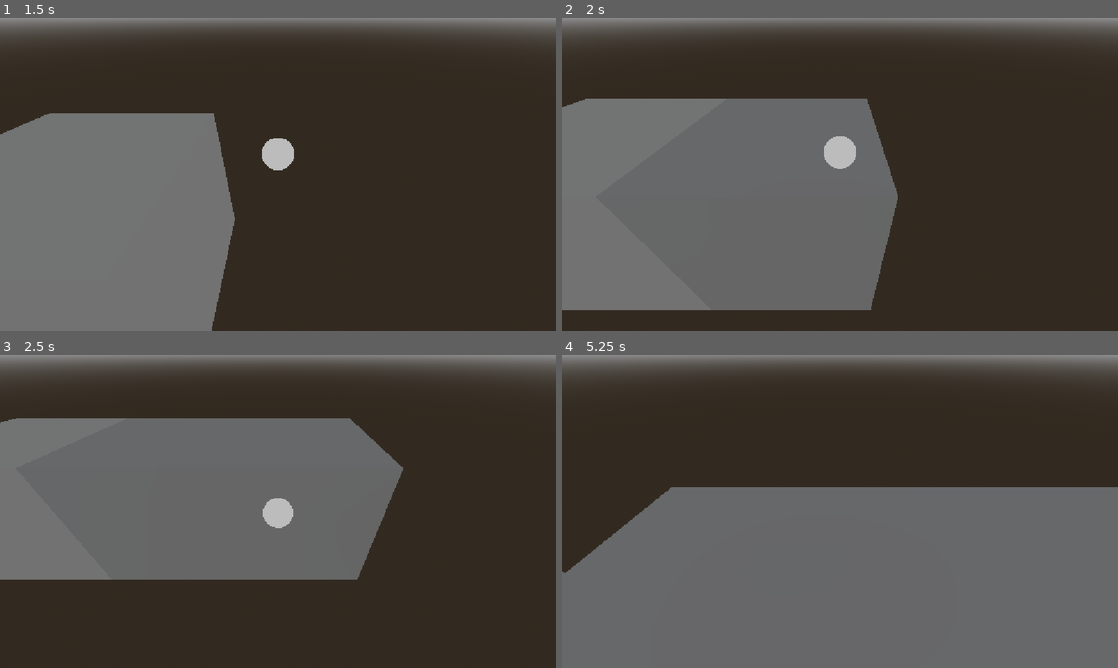
Above: before the commit, frames 1-4 (two rows, left to right).
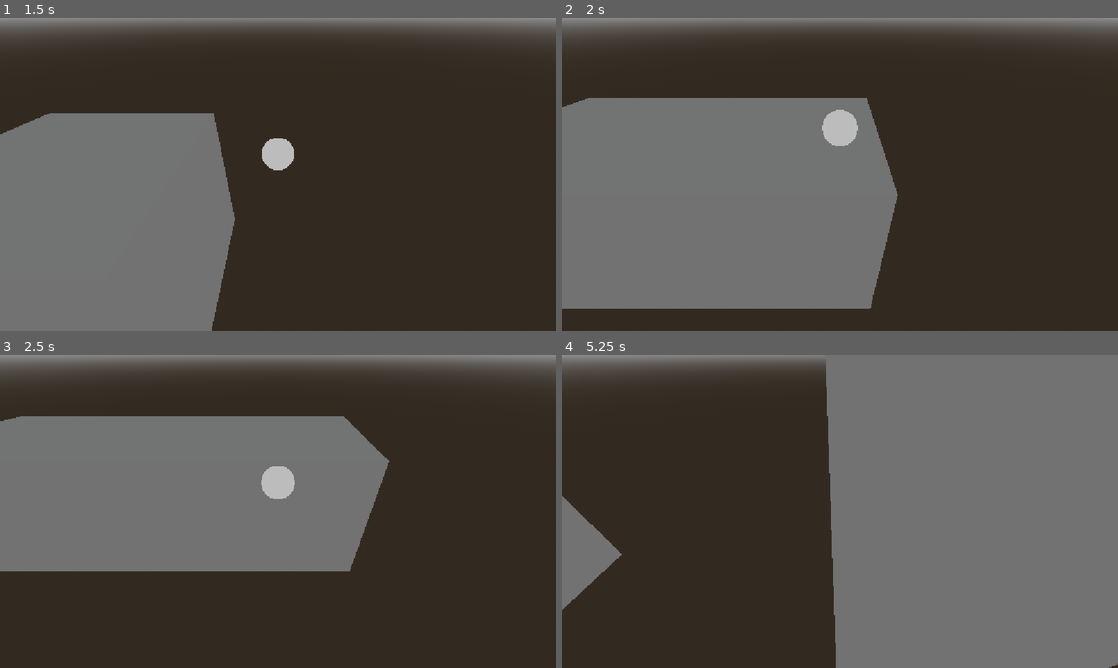
Above: after the commit, the same moments.

Repository: DestroyerMob/rolypoly
Game: Godot game, scene res://scenes/level_builder.tscn
The game is run twice, just before and just after one commit, with the same random seed, the same clock (stepped at 60 frames per second) and the same inputs. This scene is started directly instead of the project's main scene.
Inputs (mouse positions are in pixels of both pictures, inside the frame that each line leads up to):
- Up to frame 1 (1.5 s): tap Enter at 0.5 s; move the mouse to (400, 158) at 0.52 s; hold D (right) 0.53-1.28 s; click (400, 158) at 0.6 s; tap Space (jump) at 0.77, 0.8, 1.07, 1.35 s; move the mouse to (166, 190) at 1.27 s; hold S (backward) from 1.28 s (still down)
- Up to frame 2 (2 s): keep holding S (backward); tap Space (jump) at 1.52, 1.82 s; click (728, 190) at 1.55 s
- Up to frame 3 (2.5 s): move the mouse to (333, 442) at 2.02 s; release S (backward) at 2.03 s; hold D (right) from 2.03 s (still down); click (333, 442) at 2.1 s; tap Space (jump) at 2.3 s
- Up to frame 4 (5.25 s): move the mouse to (812, 574) at 2.77 s; release D (right) at 2.78 s; hold W (forward) 2.78-3.53 s; click (812, 574) at 2.85 s; tap Space (jump) at 3.02, 3.32, 3.6, 3.77, 4.07, 4.52, 4.82 s; move the mouse to (1006, 558) at 3.52 s; hold A (left) 3.53-5.03 s; move the mouse to (673, 464) at 4.27 s; click (673, 464) at 4.35 s; move the mouse to (867, 511) at 5.02 s; hold S (backward) from 5.03 s (still down); click (867, 511) at 5.1 s

Frame 1 is identical in both runs. In frame 2, 1.3% of the frame differs, in the area x 0-61%, y 25-94%; in frame 3, 4.0%; in frame 4, 46%, in the area x 0-100%, y 0-100%.

Commit message:
stacks properly, and fixed jump

Diff:
--- a/scripts/LevelBuilder.gd
+++ b/scripts/LevelBuilder.gd
@@ -10,10 +10,14 @@
 		var placement: Variant = get_mouse_world_position()
 		if placement == null:
 			return
+		var cell_position: Vector3 = placement.snapped(Vector3(8, 8, 8))
+		for child in get_children():
+			if child is TileShape and child.global_position.snapped(Vector3(8, 8, 8)) == cell_position:
+				return
 		var tile := Tile.instantiate() as TileShape
-		tile.set_surface(SurfaceMaterial)
+		tile.surface = SurfaceMaterial
 		add_child(tile)
-		tile.global_position = placement.snapped(Vector3(8, 8, 8))
+		tile.global_position = cell_position
 		print_debug(tile.global_position)
 
 func get_mouse_world_position() -> Variant:
@@ -22,5 +26,18 @@
 
 	var ray_origin := camera.project_ray_origin(mouse_pos)
 	var ray_direction := camera.project_ray_normal(mouse_pos)
+	var query := PhysicsRayQueryParameters3D.create(ray_origin, ray_origin + ray_direction * 1000.0)
+	var space := get_world_3d().direct_space_state
+	var hit := space.intersect_ray(query)
+	while not hit.is_empty() and not hit.collider is TileShape:
+		query.exclude += [hit.rid]
+		hit = space.intersect_ray(query)
+	if not hit.is_empty():
+		var normal: Vector3 = hit.normal
+		var axis := normal.abs().max_axis_index()
+		var offset := Vector3.ZERO
+		offset[axis] = signf(normal[axis]) * 8.0
+		# Step from the tile's cell, even when its shape only fills part of it.
+		return hit.collider.global_position.snapped(Vector3(8, 8, 8)) + offset
 	var build_plane := Plane(Vector3.UP, snappedf(build_height, 8.0))
 	return build_plane.intersects_ray(ray_origin, ray_direction)
--- a/scripts/player.gd
+++ b/scripts/player.gd
@@ -10,15 +10,22 @@
 	contact_monitor = true
 	max_contacts_reported = 8
 
+func _integrate_forces(state: PhysicsDirectBodyState3D) -> void:
+	on_ground = false
+	for i in range(state.get_contact_count()):
+		if state.get_contact_collider_object(i) is TileShape:
+			if state.get_contact_local_normal(i).dot(Vector3.UP) > 0.5:
+				on_ground = true
+				break
+
 func _physics_process(delta: float) -> void:
 	var input := Input.get_vector(
 		"left", "right", "forward", "backward"
 	)
 
-	on_ground = get_colliding_bodies().has($"../Tile")
-
 	if Input.is_action_just_pressed("jump") and on_ground:
 		apply_central_impulse(Vector3.UP * 7.0)
+		on_ground = false
 
 	var direction := Vector3(input.x, 0.0, input.y)
 
